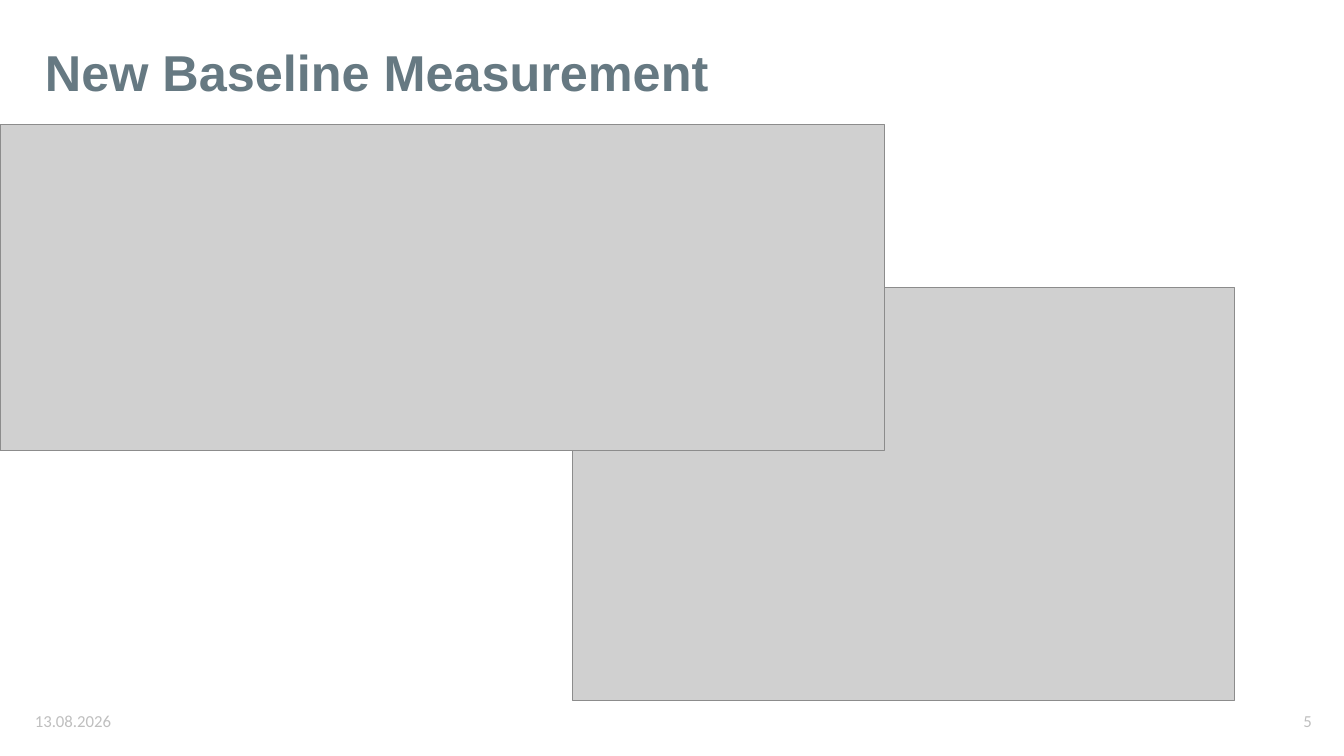
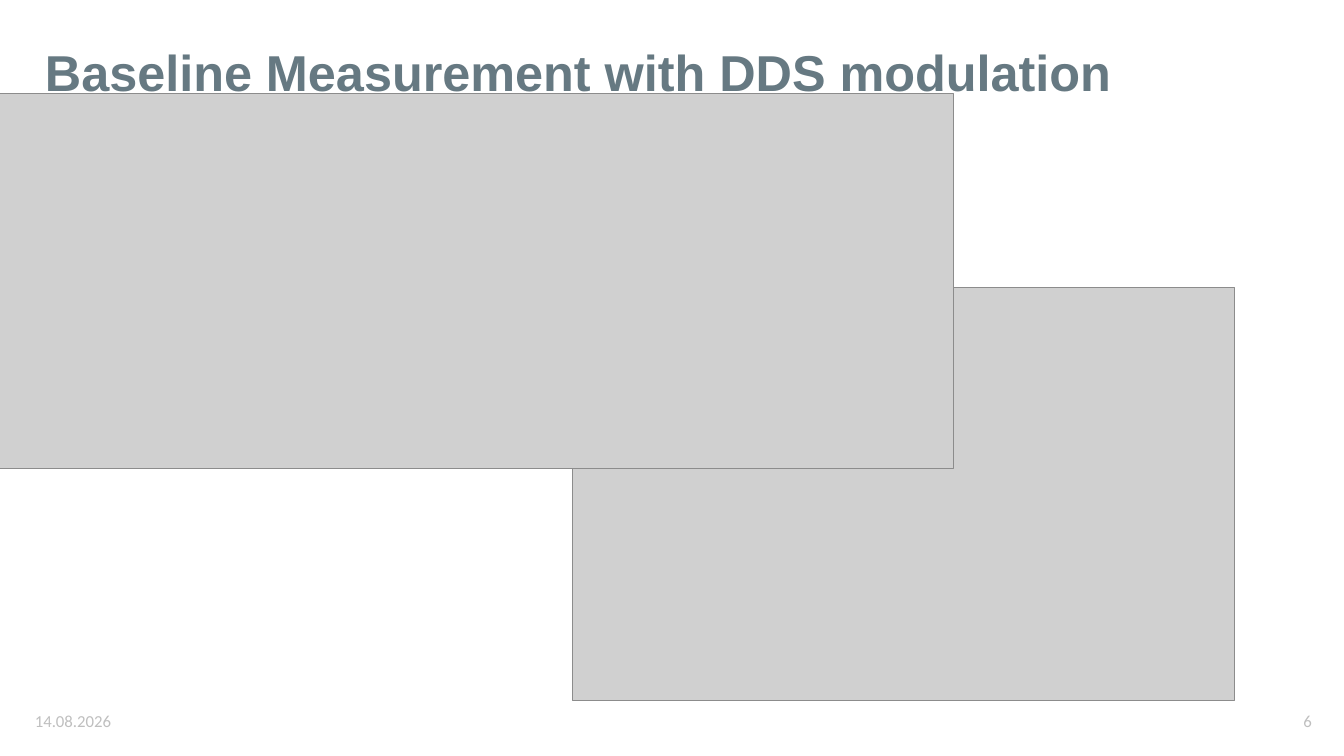
Before and after one commit to karinkruuse/Esitlused, a slide deck: slide 6 of updates.pptx (slide 5 before the commit). Drawn at 1344x756 pixels with LibreOffice and Linux fonts; fonts in the diff are those of the drawing; grey boxes stand for pictures. Boxes give left, top, right and bottom in pixels: in the first picture for what was removed or moved away, otherwise in the second. Text is boxed around its words. In the diff, an @@ line names an element or a change of style, - is before the commit and + after.

```diff
--- a/updates.pptx
+++ b/updates.pptx
@@ title at (45, 51, 1111, 101): text changed @@
-New Baseline Measurement
+Baseline Measurement with DDS modulation
@@ picture: place and size @@
-picture at (0, 125, 885, 451)
+picture at (0, 94, 954, 468)
@@ text at (35, 716, 111, 727): text changed @@
-13.08.2026
+14.08.2026
@@ page number at (1303, 716, 1311, 727): text changed @@
-5
+6
```
Also in this commit, not shown: 3 other slides changed, 1 slide added.
